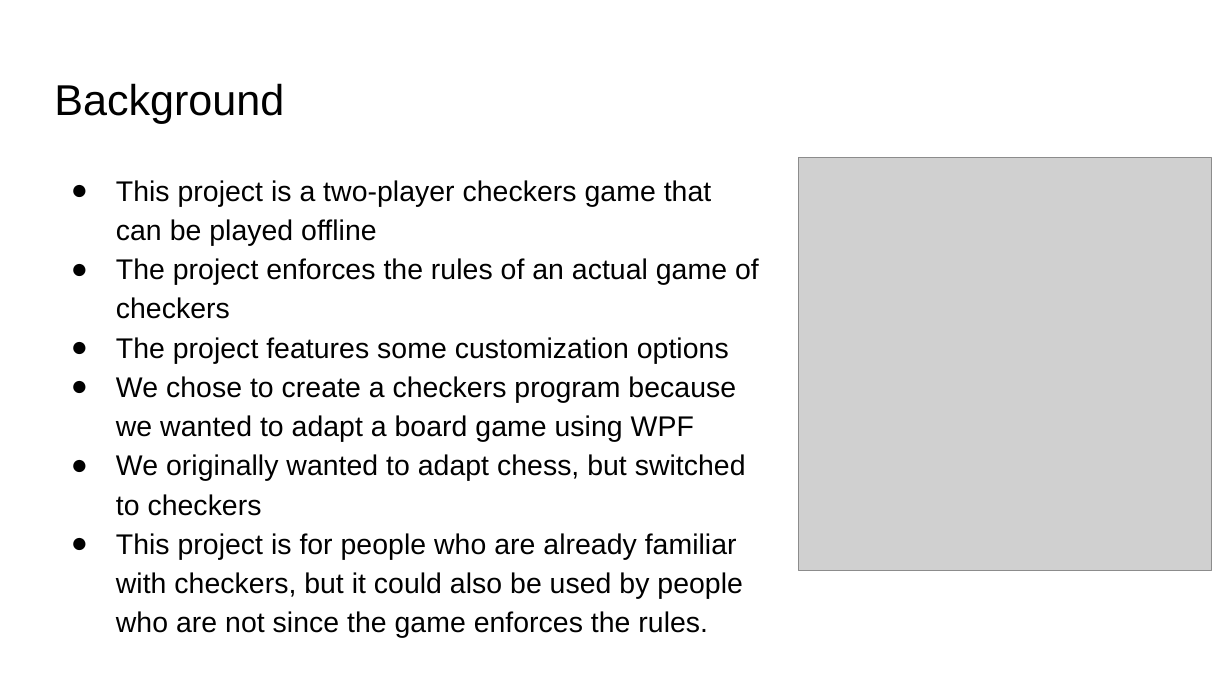
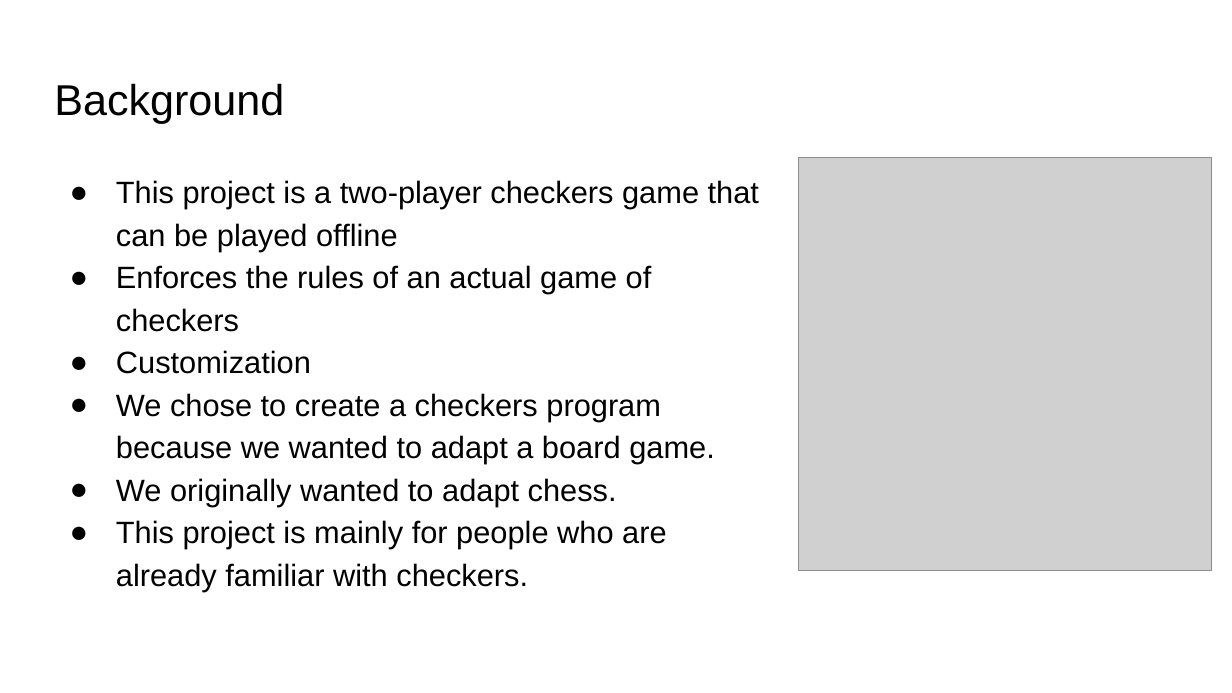
Before and after one commit to Daniel-Cunningham02/CSCI-352-Checkers-Project, a slide deck: slide 2 of Checkers Project Presentation.pptx. Drawn at 1232x693 pixels with LibreOffice and Linux fonts; fonts in the diff are those of the drawing; grey boxes stand for pictures. Boxes give left, top, right and bottom in pixels: in the first picture for what was removed or moved away, otherwise in the second. Text is boxed around its words. In the diff, an @@ line names an element or a change of style, - is before the commit and + after.

```diff
--- a/Checkers Project Presentation.pptx
+++ b/Checkers Project Presentation.pptx
@@ text at [116,180,759,252]: size 16.6 to 18 pt in "This project is a two-player checkers game ..."; indent changed @@
@@ text at [116,265,715,591]: text changed; size 16.6 to 18 pt @@
-● The project enforces the rules of an actual game of checkers
-● The project features some customization options
-● We chose to create a checkers program because we wanted to adapt a board game using WPF
-● We originally wanted to adapt chess, but switched to checkers
-● This project is for people who are already familiar with checkers, but it could also be used by people who are not since the game enforces the rules.
+● Enforces the rules of an actual game of checkers
+● Customization
+● We chose to create a checkers program because we wanted to adapt a board game.
+● We originally wanted to adapt chess.
+● This project is mainly for people who are already familiar with checkers.
```
Also in this commit, not shown: 7 other slides changed.
